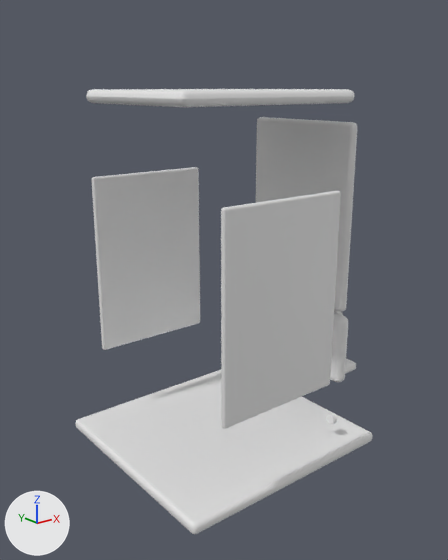
An edit to the OBJ model Assets/Perks/perk_metal.obj, drawn before and after from the same camera.
The view is the same before and after, from a 50 mm lens placed at (-92.2, -116.4, 90.3), pointed at (0.6, -0.4, 43.9). Arrows for +X, +Y and +Z are at lower left; the lights stay in place. The first picture is the older version. Where no turn or scale is listed for an object, it has been applied to the vertices. Vertices at exactly the same position are counted once.

Names of what the first picture shows: 'perk_metal'.
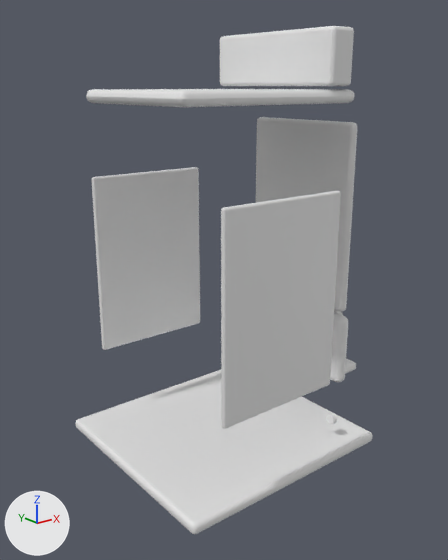
Changed parts and their boxes [x1, y1, x2, y2] in the pictures (448 x 560 px):
'perk_metal', reshaped (14% taller)
    before: [75, 89, 373, 535]
    after: [75, 26, 373, 535]
part 1 of me_perk_metal, added
    after: [220, 26, 354, 86]

Patch to the scene script:
```diff
--- a/Assets/Perks/perk_metal.obj.py
+++ b/Assets/Perks/perk_metal.obj.py
@@ me_perk_metal @@
 # used by ob_perk_metal; location = (0.0, 0.0, 0.0)
-me_perk_metal.from_pydata(...)  # 1004 vertices, 874 faces; spans x -29.5..37.0, y -28.0..28.0, z 0.0..89.5
+me_perk_metal.from_pydata(...)  # 1100 vertices, 972 faces; spans x -29.5..37.0, y -28.0..28.0, z 0.0..102.6
+# me_perk_metal part 1: a new loose piece of 96 vertices spanning x 15.0..22.0, y -20.0..20.0, z 90.2..102.6
```
